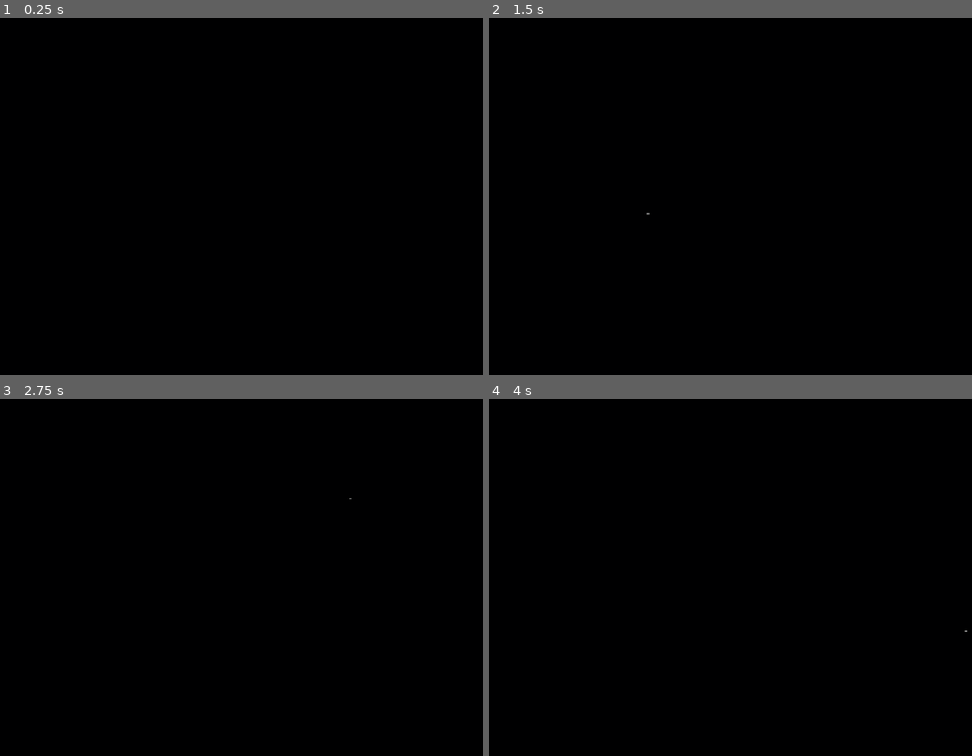
Above: before the commit, frames 1-4 (two rows, left to right).
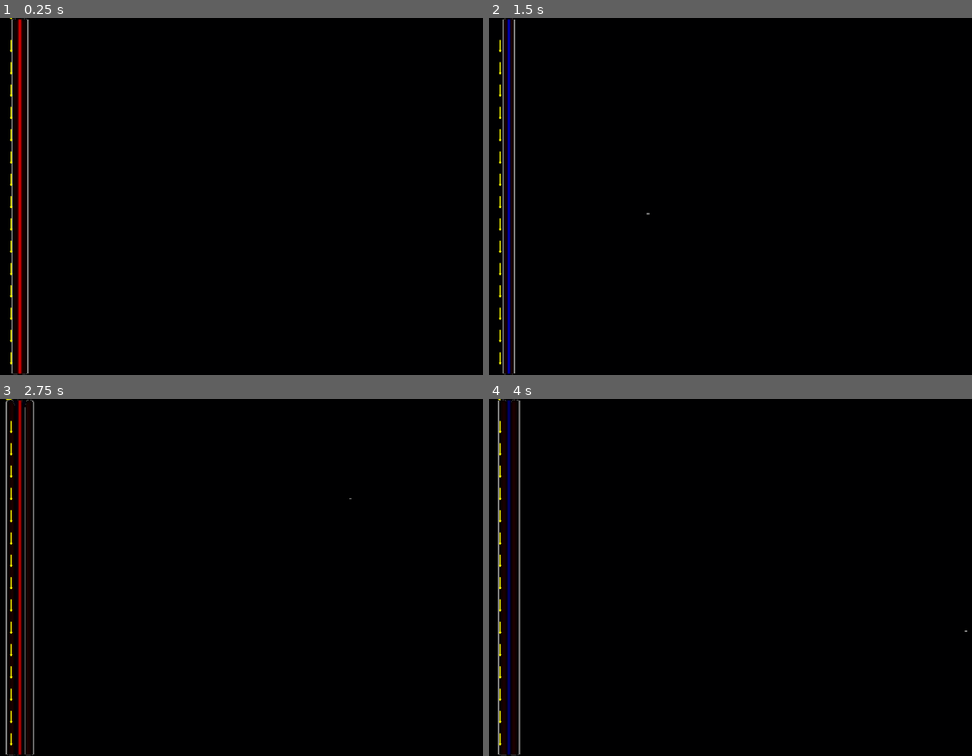
Above: after the commit, the same moments.

Repository: mjXmsdgh/Maxwellsequations
Game: Godot game, scene res://scene/main.tscn
Same seed, same stepped clock (60 frames per second), same inputs: the game is played once before the commit and once after it. The project has no main scene, so this scene is started directly.
Inputs (mouse positions are in pixels of both pictures, inside the frame that each line leads up to):
- Up to frame 1 (0.25 s): no input
- Up to frame 2 (1.5 s): tap Enter at 0.5 s; move the mouse to (914, 178) at 0.52 s; tap R at 0.6, 1.35 s; click (914, 178) at 0.67 s; move the mouse to (648, 214) at 1.27 s; click (648, 214) at 1.42 s
- Up to frame 3 (2.75 s): move the mouse to (352, 498) at 2.02 s; tap R at 2.1 s; click (352, 498) at 2.17 s
- Up to frame 4 (4 s): move the mouse to (744, 648) at 2.77 s; tap R at 2.85, 3.6 s; click (744, 648) at 2.92 s; move the mouse to (967, 631) at 3.52 s; click (967, 631) at 3.67 s

The runs differ from the first frame. In frame 1, 1.7% of the frame differs, in the area x 1-6%, y 0-100%; in frame 2, 1.8%; in frame 3, 2.3%, in the area x 1-8%, y 0-100%; in frame 4, 2.3%.

Commit message:
Add plane wave source and optimize vector drawing
Introduces a configurable plane wave source to FDTDSimulator, allowing simulation of wave injection at a specified grid position and frequency. Refactors MagneticFieldVisualizer to precompute vectors for drawing, improving performance and clarity, and ensures antialiased vector rendering.

Diff:
--- a/script/FDTDSimulator.gd
+++ b/script/FDTDSimulator.gd
@@ -4,6 +4,11 @@
 
 @export_category("Simulation Parameters")
 @export var click_strength: float = 5.0 # 右クリック時の波の強さ
+
+@export_category("Plane Wave Source")
+@export var source_enabled: bool = true
+@export var source_frequency: float = 5.0 # 波源の周波数 (単位はシミュレーションのスケールに依存)
+@export_range(0, 1000) var source_x_position: int = 20   # 波源のX座標（グリッド単位）
 
 @export_category("Visualization")
 const OBSTACLE_ENCODE_VALUE: int = 128 # 障害物をテクスチャに書き込む際の値 (0-255)
@@ -16,6 +21,8 @@
 var texture: ImageTexture # 画面に表示するためのテクスチャ
 
 var engine: FDTDEngine
+
+var _time: float = 0.0 # シミュレーション時間
 
 # --- Getter Properties for External Access ---
 # ビジュアライザーなどの外部ノードが安全に参照できるようにプロパティを公開
@@ -49,11 +56,34 @@
 	_update_texture()
 
 func _process(delta):
+	# シミュレーション時間を更新
+	# FDTDでは通常、Courantの安定化条件を満たす固定の時間ステップdtを使います。
+	# engine.step()内でdeltaが使われていない場合は、ここで固定値を加算する方が正確です。
+	_time += delta
+
 	# 物理演算の更新
 	engine.step(delta)
+
+	# 波源の追加 (物理演算の更新後)
+	if source_enabled:
+		_add_plane_wave_source()
+
 	# テクスチャの更新
 	_update_texture()
 
+
+func _add_plane_wave_source():
+	# グリッドの範囲外なら何もしない
+	if source_x_position <= 0 or source_x_position >= grid_width - 1:
+		return
+
+	# 時間と共に振動する波源の値を計算
+	var angular_frequency = 2.0 * PI * source_frequency
+	var source_value = sin(angular_frequency * _time)
+
+	# 指定したX座標のラインに沿って、Ezに波源の値を加算する（ソフトソース）
+	for y in range(grid_height):
+		engine.add_source(source_x_position, y, source_value)
 
 # シミュレーション結果をテクスチャに描画する
 func _update_texture():
@@ -83,6 +113,7 @@
 
 	engine=FDTDEngine.new()
 	engine.initialize()
+	_time = 0.0 # 波源の時間をリセット
 
 	_update_texture()
 
--- a/script/MagneticFieldVisualizer.gd
+++ b/script/MagneticFieldVisualizer.gd
@@ -55,67 +55,66 @@
 	if grid_width == 0 or grid_height == 0:
 		return
 
-	var rect_size = texture_rect.size
+	var rect_size: Vector2 = texture_rect.size
 
 	# グリッド座標から描画座標への変換スケール
-	var coord_scale = rect_size / Vector2(grid_width, grid_height)
+	var coord_scale: Vector2 = rect_size / Vector2(grid_width, grid_height)
 
-	var arrowhead_angle_rad = deg_to_rad(arrowhead_angle_deg)
-
-	var max_h = 0.0
-	if auto_scale:
-		var max_h_sq = 0.0
-		# 磁場ベクトルを補間して、その長さの最大値(の2乗)を求める
-		# パフォーマンスのため、描画対象のグリッドのみをサンプリング
-		# 補間に伴う配列の範囲外アクセスを避けるため、ループ範囲を調整
-		for y_s in range(0, grid_height - 1, draw_step):
-			for x_s in range(1, grid_width, draw_step):
-				var s_idx = y_s * grid_width + x_s
-				# Hx, Hyをグリッド中心に補間
-				var hx_interp = (hx[s_idx] + hx[s_idx + grid_width]) * 0.5
-				var hy_interp = (hy[s_idx] + hy[s_idx - 1]) * 0.5
-				var h_sq = hx_interp * hx_interp + hy_interp * hy_interp
-				if h_sq > max_h_sq:
-					max_h_sq = h_sq
-		if max_h_sq > MIN_VECTOR_LENGTH_SQ:
-			max_h = sqrt(max_h_sq)
-
-	# グリッドを間引きながらループして、パフォーマンスを確保
+	# 描画するベクトルのデータを準備（計算の重複を避けるため）
+	var vectors_to_draw: Array[Dictionary] = []
 	# 補間に伴う配列の範囲外アクセスを避けるため、ループ範囲を調整
 	for y in range(0, grid_height - 1, draw_step):
 		for x in range(1, grid_width, draw_step):
 			var idx = y * grid_width + x
 
-			# Yeeグリッドのスタッガード配置を考慮し、磁場ベクトルをグリッド中心に補間する
-			# Hxは上下のグリッドから、Hyは左右のグリッドから平均をとる
+			# Yeeグリッドのスタッガード配置を考慮し、磁場ベクトルをグリッド中心に補間
 			var hx_interp = (hx[idx] + hx[idx + grid_width]) * 0.5
 			var hy_interp = (hy[idx] + hy[idx - 1]) * 0.5
+			var vec_h = Vector2(hx_interp, hy_interp)
 
-			var vec_h = Vector2(hx_interp, hy_interp)
-			var vec_h_len_sq = vec_h.length_squared()
-
-			# ベクトルの長さが非常に小さい場合は描画をスキップして負荷を軽減
-			if vec_h_len_sq < MIN_VECTOR_LENGTH_SQ:
+			# ベクトルの長さが非常に小さい場合はスキップ
+			if vec_h.length_squared() < MIN_VECTOR_LENGTH_SQ:
 				continue
 
 			var start_pos = Vector2(x, y) * coord_scale
+			vectors_to_draw.append({"vec": vec_h, "pos": start_pos})
+
+	if vectors_to_draw.is_empty():
+		return
+
+	var max_h = 0.0
+	if auto_scale:
+		var max_h_sq = 0.0
+		# 準備したデータから最大値(の2乗)を求める
+		for v_data in vectors_to_draw:
+			max_h_sq = max(max_h_sq, v_data.vec.length_squared())
+
+		if max_h_sq > MIN_VECTOR_LENGTH_SQ:
+			max_h = sqrt(max_h_sq)
+
+	var arrowhead_angle_rad = deg_to_rad(arrowhead_angle_deg)
+
+	# 準備したデータを使ってベクトルを描画
+	for v_data in vectors_to_draw:
+			var start_pos: Vector2 = v_data.pos
+			var vec_h: Vector2 = v_data.vec
 			var end_pos: Vector2
 
 			if auto_scale and max_h > 0:
 				# 最大長を基準に長さをスケーリング
-				var length = sqrt(vec_h_len_sq) / max_h * vector_scale
+				var length = vec_h.length() / max_h * vector_scale
 				end_pos = start_pos + vec_h.normalized() * length
 			else:
 				# 固定倍率でスケーリング
 				end_pos = start_pos + vec_h * vector_scale
 
 			# ベクトルの本体（線）を描画
-			draw_line(start_pos, end_pos, vector_color, 1.0, true)
+			draw_line(start_pos, end_pos, vector_color, 1.0, true) # antialiased = true
 
 			# 矢印の先端を描画
 			if arrowhead_draw:
 				var direction = (end_pos - start_pos).normalized()
 				var p1 = end_pos - direction.rotated(arrowhead_angle_rad) * arrowhead_length
 				var p2 = end_pos - direction.rotated(-arrowhead_angle_rad) * arrowhead_length
-				draw_line(end_pos, p1, vector_color, 1.0, true)
-				draw_line(end_pos, p2, vector_color, 1.0, true)
+				draw_line(end_pos, p1, vector_color, 1.0, true) # antialiased = true
+				draw_line(end_pos, p2, vector_color, 1.0, true) # antialiased = true
